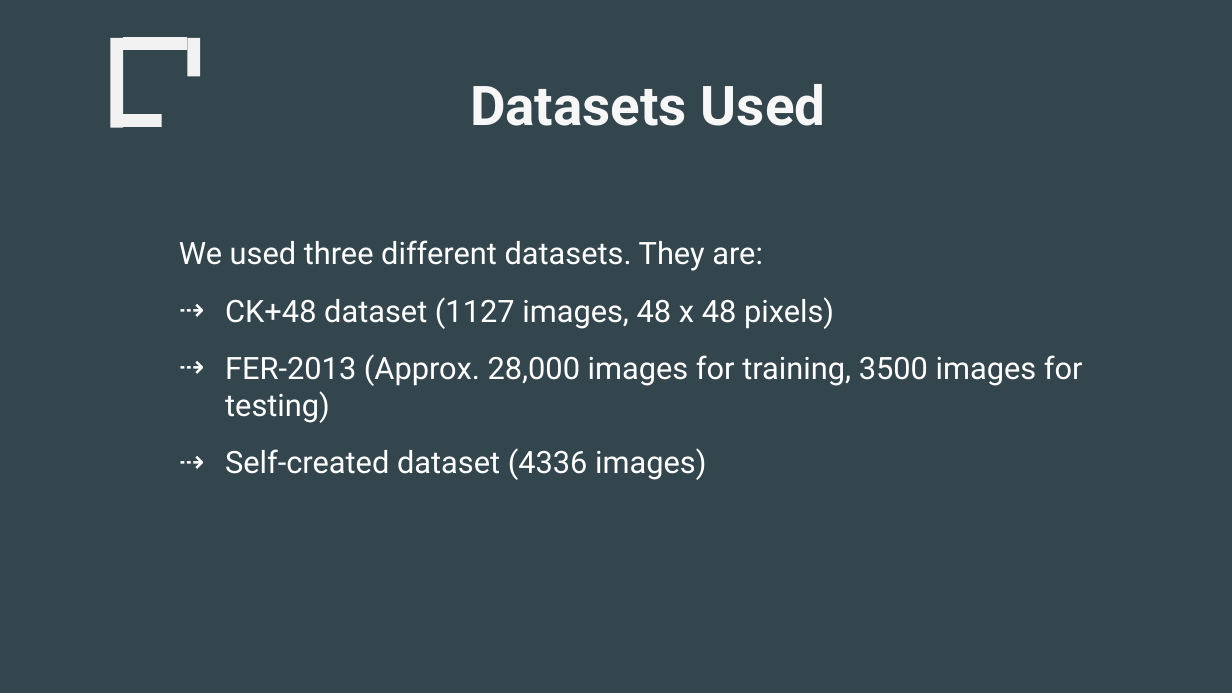
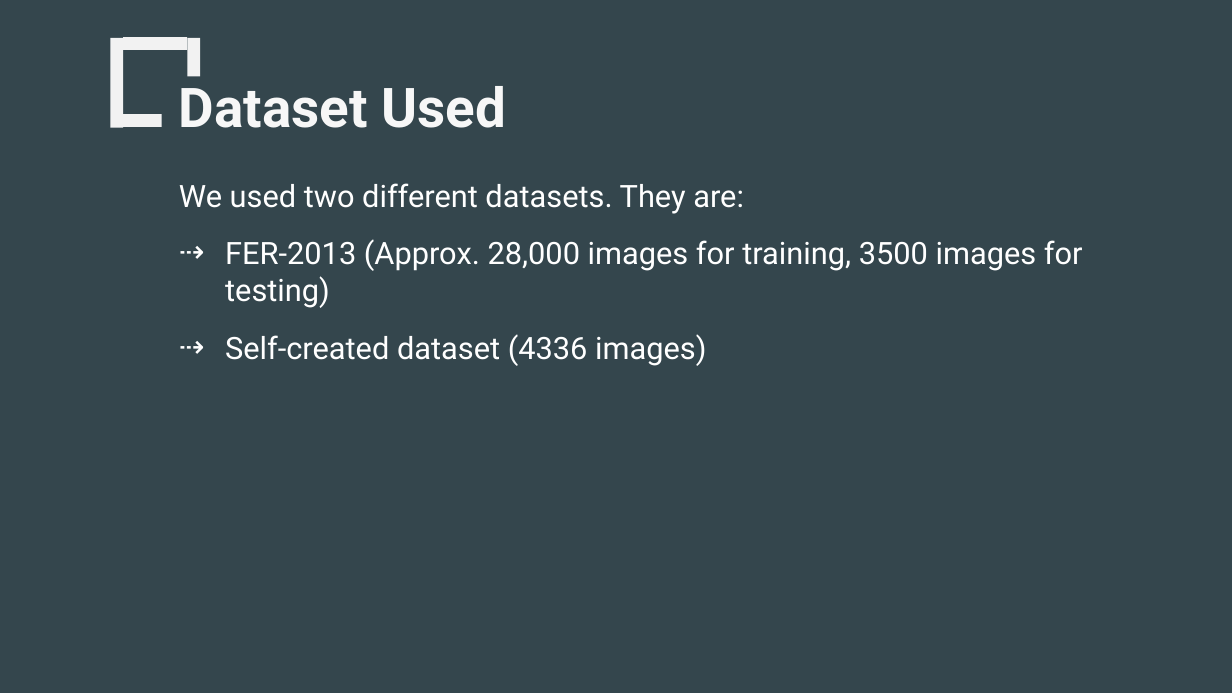
Before and after one commit to pawanagraharii/Facial-Emotion-Recognition-Using-Machine-Learning, a slide deck: slide 11 of PresentationSlides/230277162_PawanAgrahari_PresentationSlide_FacialEmotionDetectionUsingMachineLearning_2024.pptx (slide 10 before the commit). Drawn at 1232x693 pixels with LibreOffice and Linux fonts; fonts in the diff are those of the drawing. Boxes give left, top, right and bottom in pixels: in the first picture for what was removed or moved away, otherwise in the second. Text is boxed around its words. In the diff, an @@ line names an element or a change of style, - is before the commit and + after.

```diff
--- a/PresentationSlides/230277162_PawanAgrahari_PresentationSlide_FacialEmotionDetectionUsingMachineLearning_2024.pptx
+++ b/PresentationSlides/230277162_PawanAgrahari_PresentationSlide_FacialEmotionDetectionUsingMachineLearning_2024.pptx
@@ text at box(179, 86, 507, 128): text changed @@
-Datasets Used
+Dataset Used
@@ text at box(179, 183, 744, 214): text changed @@
-We used three different datasets. They are:
-⇢ CK+48 dataset (1127 images, 48 x 48 pixels)
+We used two different datasets. They are:
```
Also in this commit, not shown: 13 other slides changed, 12 slides added, 15 slides removed, 1 other file.
